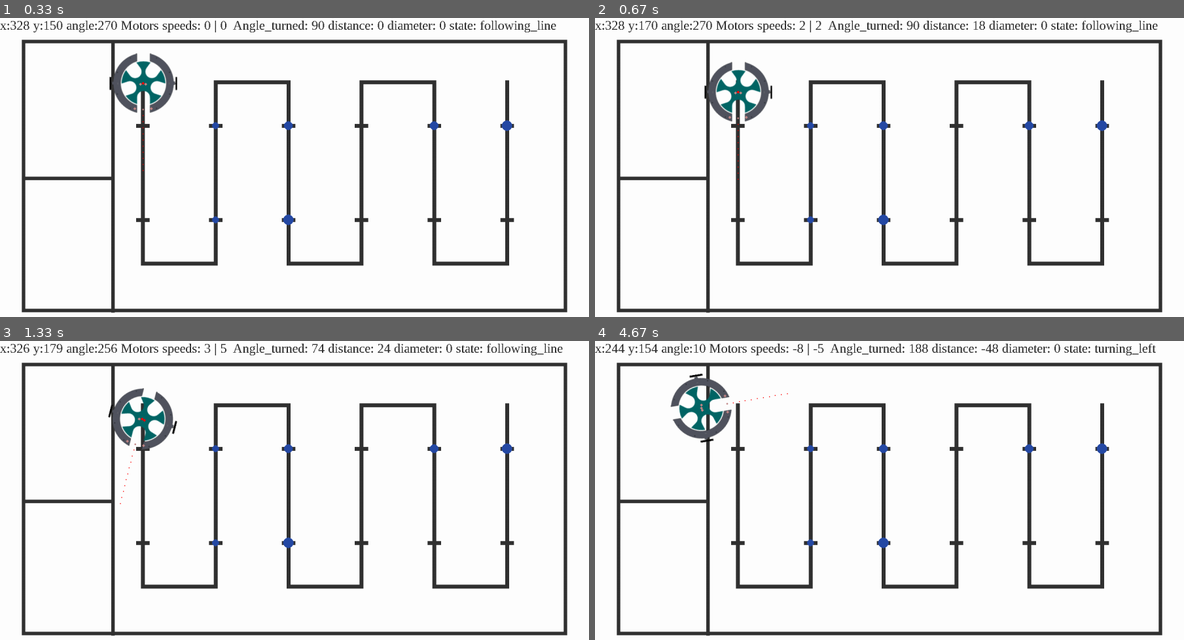
Above: before the commit, frames 1-4 (two rows, left to right).
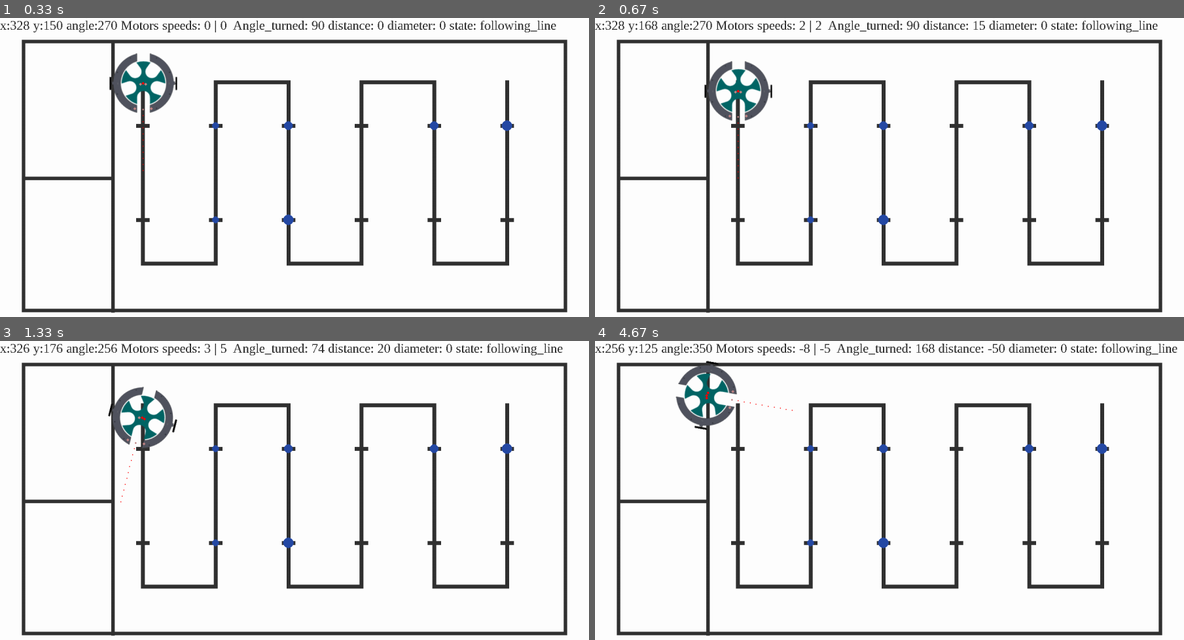
Above: after the commit, the same moments.

Repository: antoinebertoux/projet-BA2-lectrom-c
Game: pygame game, started from main_code.py
Same seed, same stepped clock (60 frames per second), same inputs: the game is played once before the commit and once after it. The source is Python 2; it was converted automatically to run under Python 3.
Inputs:
- Up to frame 1 (0.33 s): no input
- Up to frame 2 (0.67 s): tap Space at 0.33 s
- Up to frame 3 (1.33 s): hold Right 0.67-1.13 s; tap Space at 0.73, 1.03, 1.23 s; tap J at 0.82 s; hold Up from 1.17 s (still down); tap U at 1.32 s
- Up to frame 4 (4.67 s): release Up at 1.47 s; hold Right 1.5-1.97 s; tap Space at 1.57, 1.87, 2.07, 2.37, 2.63, 2.97, 3.4, 3.8, 4.1, 4.47 s; hold Left 2-2.53 s; tap J at 2.15, 3.48 s; hold Down 2.57-2.87 s; tap U at 2.72, 3.88 s; hold Left 2.9-3.3 s; hold Up 3.33-3.7 s; hold Right 3.73-4.37 s; hold Down from 4.4 s (still down)

Frame 1 is identical in both runs. In frame 2, 0.4% of the frame differs, in the area x 8-67%, y 0-55%; in frame 3, 0.5%; in frame 4, 3.0%, in the area x 2-99%, y 0-35%.

Commit message:
last_maneuver

Diff:
--- a/main_code.py
+++ b/main_code.py
@@ -13,7 +13,7 @@
 
 WHEELS_SPACING = 152
 WHEEL_RADIUS = 30
-NORMAL_SPEED = 0.75
+NORMAL_SPEED = 0.65
 TURNING_SPEED = 0.8
 DIAMETER_TOLERANCES = [13, 18, 22, 27]
 TURN_AFTER_DISTANCE_1 = 390
@@ -34,7 +34,7 @@
 last_action_distance = 0
 start_turning_angle = 0
 action_number = 0
-last_on_mark = False
+last_mark_distance = -1000
 action_list = []
 TURN_LEFT = [["turning_left", 90]]
 TURN_RIGHT = [["turning_right", 90]]
@@ -90,41 +90,44 @@
         #stop slowing down
         diameter = total_distance - tube_enter_distance
     last_breakbeam_value = breakbeam_value
+
     if action_number<len(action_list):
         state = action_list[action_number][0]
         target_val = action_list[action_number][1]
     else:
         state = "following_line"
         target_val = 0
+
     if state == "following_line":
         #following line
         if total_distance-last_action_distance <= target_val or target_val == 0:
-            if sensor_values[0] and sensor_values[2]:
-                if not last_on_mark:
-                    if mark_number !=0:
-                        if mark_number >= 11:
-                            set_maneuver(RETURN)
-                        elif (mark_number-1)//2%2==0:
-                            set_maneuver(TURN_LEFT)
-                        elif (mark_number-1)//2%2==1:
-                            set_maneuver(TURN_RIGHT)
-                    mark_number+=1
-                    print(mark_number)
-                    if diameter == 0:
-                        print("no tube")
-                    elif DIAMETER_TOLERANCES[0] < diameter <= DIAMETER_TOLERANCES[1]:
-                        add_maneuver(STOCK_TUBE)
-                        print("small")
-                    elif DIAMETER_TOLERANCES[1] < diameter <= DIAMETER_TOLERANCES[2]:
-                        add_maneuver(MIDDLE_DIAM)
-                        print("medium")
-                    elif DIAMETER_TOLERANCES[2] < diameter <= DIAMETER_TOLERANCES[3]:
-                        add_maneuver(STOCK_TUBE)
-                        print("big")
-                    diameter = 0
-                last_on_mark = True
+            if total_distance-last_mark_distance < 30:
+                speed_left = NORMAL_SPEED
+                speed_right = NORMAL_SPEED
+            elif sensor_values[0] and sensor_values[2]:
+                if mark_number !=0:
+                    if mark_number >= 11:
+                        set_maneuver(RETURN)
+                    elif (mark_number-1)//2%2==0:
+                        set_maneuver(TURN_LEFT)
+                    elif (mark_number-1)//2%2==1:
+                        set_maneuver(TURN_RIGHT)
+                mark_number+=1
+                print(mark_number)
+                if diameter == 0:
+                    print("no tube")
+                elif DIAMETER_TOLERANCES[0] < diameter <= DIAMETER_TOLERANCES[1]:
+                    add_maneuver(STOCK_TUBE)
+                    print("small")
+                elif DIAMETER_TOLERANCES[1] < diameter <= DIAMETER_TOLERANCES[2]:
+                    add_maneuver(MIDDLE_DIAM)
+                    print("medium")
+                elif DIAMETER_TOLERANCES[2] < diameter <= DIAMETER_TOLERANCES[3]:
+                    add_maneuver(STOCK_TUBE)
+                    print("big")
+                diameter = 0
+                last_mark_distance=total_distance
             else:
-                last_on_mark = False
                 #keep following line
                 if mark_number%2==0 and mark_number!=0:
                     speed_left = NORMAL_SPEED
Not shown, changed: arduino_motors_hbridge/arduino_motors_hbridge.ino
